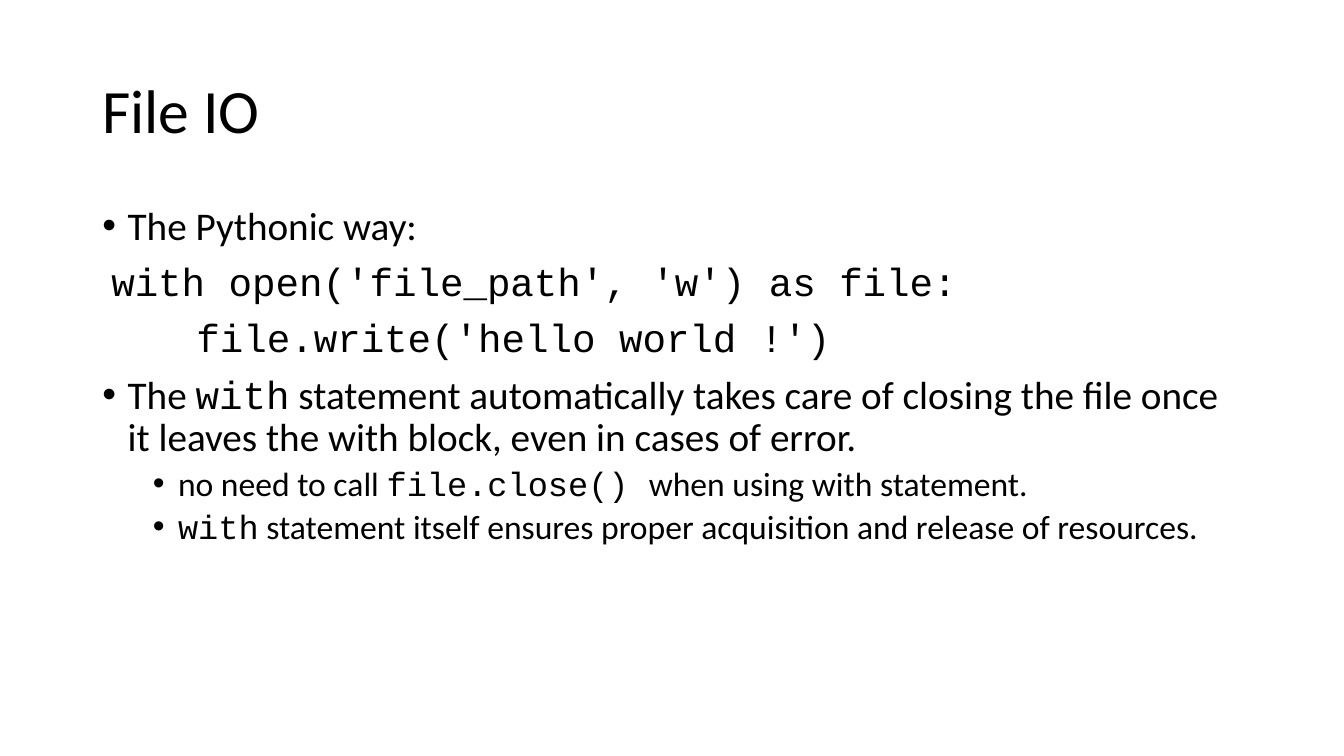
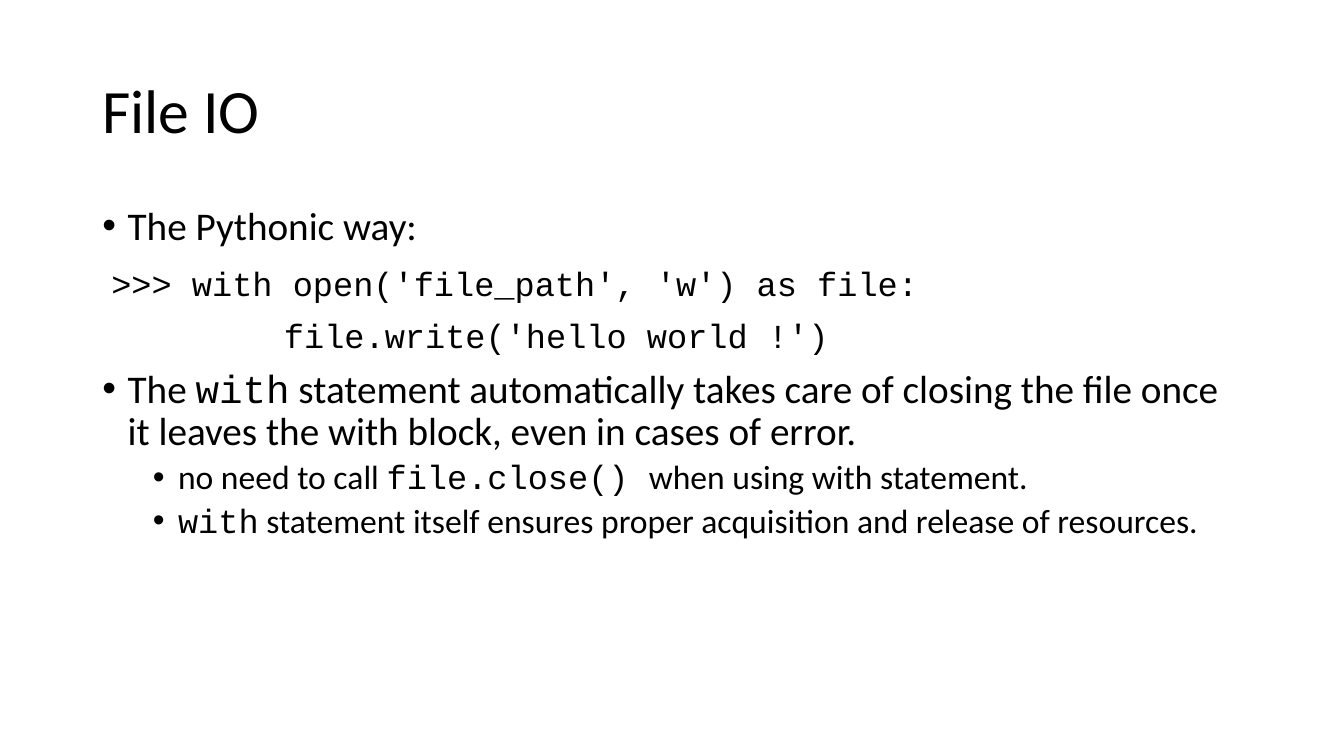
Before and after one commit to moravveji/python_intro_training, a slide deck: slide 34 of slides-pptx/09-Python_intro-io.pptx. Drawn at 1344x756 pixels with LibreOffice and Linux fonts; fonts in the diff are those of the drawing. Boxes give left, top, right and bottom in pixels: in the first picture for what was removed or moved away, otherwise in the second. Text is boxed around its words. In the diff, an @@ line names an element or a change of style, - is before the commit and + after.

```diff
--- a/slides-pptx/09-Python_intro-io.pptx
+++ b/slides-pptx/09-Python_intro-io.pptx
@@ text at (192,272,918,303): text changed; size 28 to 24 pt @@
-with open('file_path', 'w') as file:
+>>> with open('file_path', 'w') as file:
@@ text at (284,323,748,355): size 28 to 24 pt in "file.write('hello world !')" @@
```
Also in this commit, not shown: 9 other slides changed, 3 other files.
